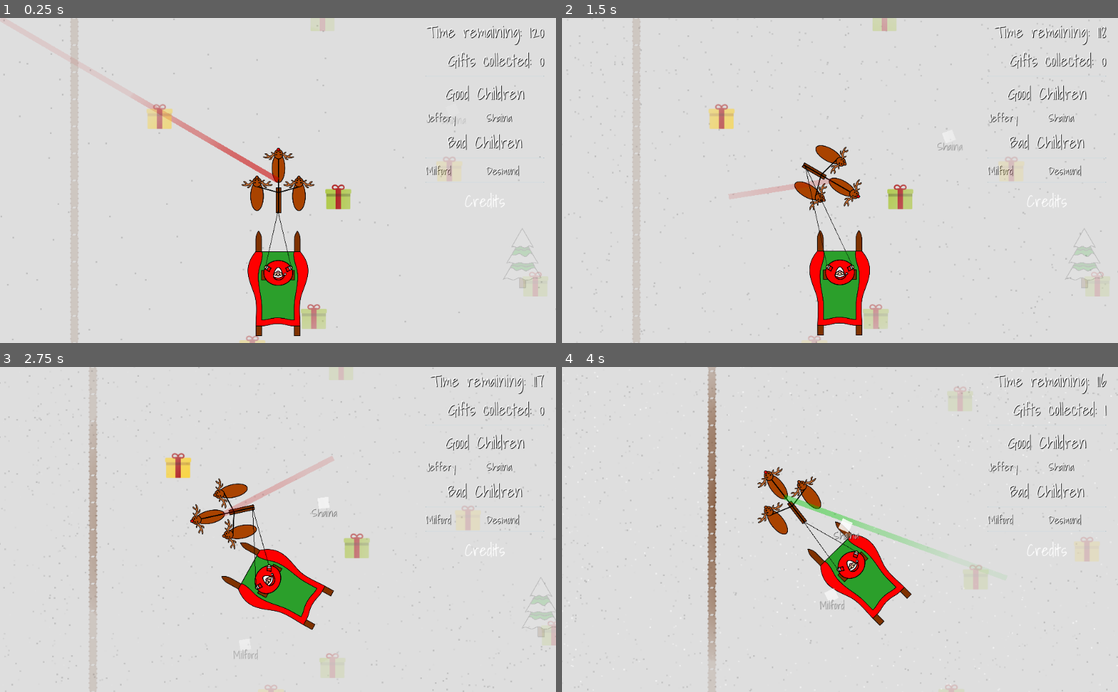
Above: before the commit, frames 1-4 (two rows, left to right).
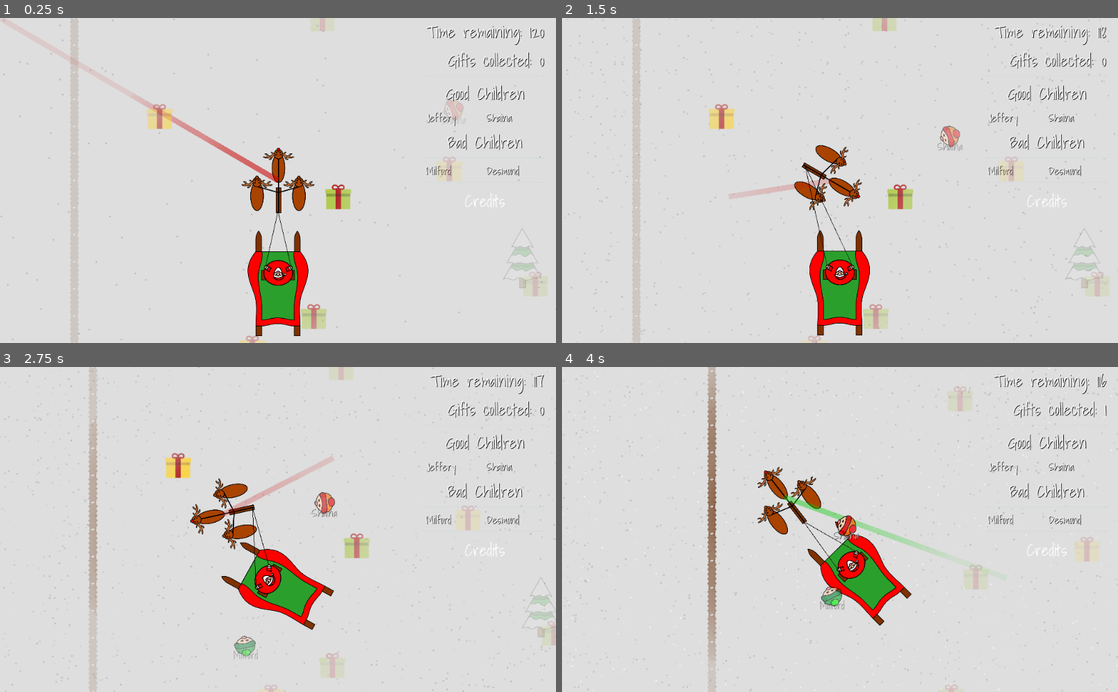
Above: after the commit, the same moments.

Repository: GameDrivenDesign/SebastHolyWandarousChristmasGame
Game: Godot game, scene res://scenes/world/world.tscn
Two runs of this game, one before a commit and one after it. Both use one fixed random seed, a clock stepped at 60 frames per second and the inputs below.
Inputs (mouse positions are in pixels of both pictures, inside the frame that each line leads up to):
- Up to frame 1 (0.25 s): no input
- Up to frame 2 (1.5 s): move the mouse to (962, 164) at 0.52 s; hold Right (right) 0.53-1.28 s; hold Right mouse button (coal_projectile) 0.53-1.28 s; move the mouse to (728, 196) at 1.27 s; hold Down (down) from 1.28 s (still down); tap Ctrl (coal_projectile_full_auto_modifier) at 1.35 s
- Up to frame 3 (2.75 s): move the mouse to (333, 458) at 2.02 s; release Down (down) at 2.03 s; hold Right (right) from 2.03 s (still down); click (333, 458) at 2.1 s
- Up to frame 4 (4 s): move the mouse to (812, 594) at 2.77 s; release Right (right) at 2.78 s; hold Up (up) 2.78-3.53 s; right-click (812, 594) at 2.85 s; move the mouse to (1006, 578) at 3.52 s; hold Left (left) from 3.53 s (still down); hold Ctrl (coal_projectile_full_auto_modifier) from 3.53 s (still down)

The runs differ from the first frame. In frame 1, 0.1% of the frame differs, in the area x 79-84%, y 25-32%; in frame 2, 0.2%; in frame 3, 0.4%; in frame 4, 0.4%, in the area x 46-53%, y 45-74%.

Commit message:
kids have a random color

Diff:
--- a/scenes/dumb_kid/dumb_kid.gd
+++ b/scenes/dumb_kid/dumb_kid.gd
@@ -15,8 +15,15 @@
 
 signal is_done(name, is_good_kid, got_present)
 
+const images = [
+	preload("res://scenes/dumb_kid/kid_blue.svg"),
+	preload("res://scenes/dumb_kid/kid_green.svg"),
+	preload("res://scenes/dumb_kid/kid_red.svg")
+]
+
 func _ready():
 	player = get_parent().get_parent().get_node("player")
+	$Sprite.set_texture(images[randi() % images.size()])
 
 func _process(delta):
 	velocity = Vector2(0.0, 0.0)
--- a/scenes/dumb_kid/dumb_kid.tscn
+++ b/scenes/dumb_kid/dumb_kid.tscn
@@ -1,14 +1,15 @@
-[gd_scene load_steps=4 format=2]
+[gd_scene load_steps=5 format=2]
 
 [ext_resource path="res://scenes/dumb_kid/dumb_kid.gd" type="Script" id=1]
 [ext_resource path="res://fonts/font20.tres" type="DynamicFont" id=2]
+[ext_resource path="res://scenes/dumb_kid/kid_blue.svg" type="Texture" id=3]
 
 [sub_resource type="RectangleShape2D" id=1]
 
 custom_solver_bias = 0.0
 extents = Vector2( 10, 10 )
 
-[node name="dumb_kid" type="KinematicBody2D" groups=[
+[node name="dumb_kid" type="KinematicBody2D" index="0" groups=[
 "dumb_kids",
 ]]
 
@@ -72,3 +73,10 @@
 percent_visible = 1.0
 lines_skipped = 0
 max_lines_visible = -1
+
+[node name="Sprite" type="Sprite" parent="." index="3"]
+
+rotation = 1.5708
+scale = Vector2( 0.0505527, 0.0505527 )
+texture = ExtResource( 3 )
+_sections_unfolded = [ "Transform" ]
